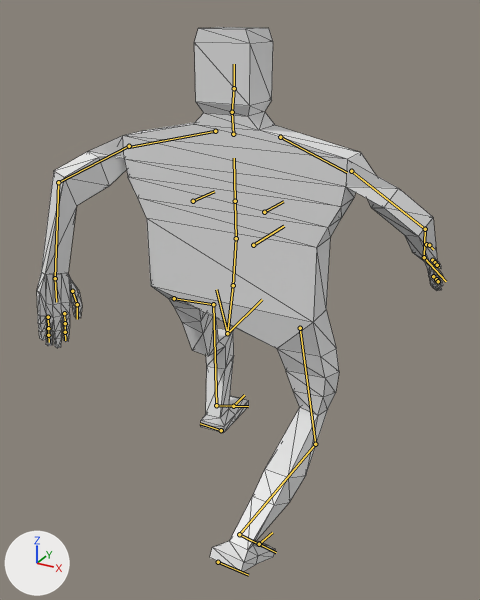
One commit to the glTF model BlenderTutorial/grunt.glb: the scene before it, then after it.
The view is the same before and after, from a camera (50 mm lens) standing at (0.929, -1.665, 1.517) and looking at (0.014, 0.0, 0.685). Arrows for +X, +Y and +Z are at lower left; the lights stay in place. The picture after the commit comes second. Both versions are drawn at frame 6 of the action 'walk'; the numbers are the values there. The bones that change, and the others that lie on the model, are drawn over the model as lines. Mesh edges are drawn as thin lines.

Objects in the first picture: 'GruntMesh'.
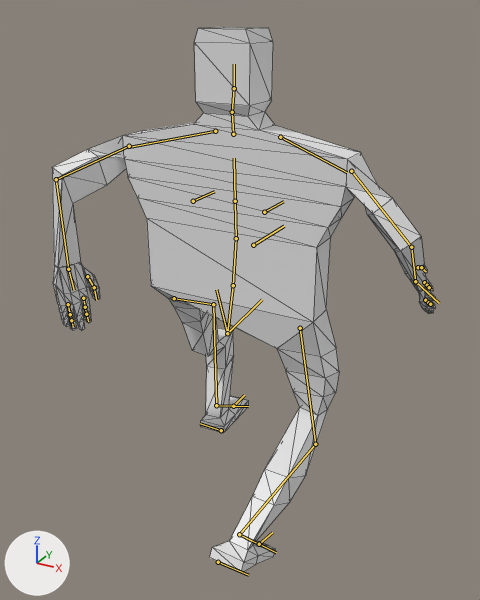
Scene script edits in JSON lines:
```json
{"block": "bone_upper_arm_l", "where": "bone_upper_arm_l = bpy.data.objects['Grunt'].pose.bones['upper_arm.L']  # child of 'shoulder.L'"}
{"op": "set", "path": "bone_upper_arm_l.rotation_quaternion", "old": "(0.684, 0.302, 0.485, 0.453)", "new": "(0.699, 0.309, 0.484, 0.426)", "note": "degrees (68, 23, 83) -> degrees (68, 24, 79)"}
{"block": "bone_forearm_l", "where": "bone_forearm_l = bpy.data.objects['Grunt'].pose.bones['forearm.L']  # child of 'upper_arm.L'"}
{"op": "set", "path": "bone_forearm_l.rotation_quaternion", "old": "(0.876, -0.482, 0.0, 0.02)", "new": "(0.815, -0.579, 0.0, 0.024)", "note": "degrees (-58, 1, 2) -> degrees (-71, 2, 2)"}
{"block": "bone_hand_l", "where": "bone_hand_l = bpy.data.objects['Grunt'].pose.bones['hand.L']  # child of 'forearm.L'"}
{"op": "set", "path": "bone_hand_l.rotation_quaternion", "old": "(0.997, -0.079, -0.008, 0.012)", "new": "(0.996, -0.086, -0.036, -0.008)", "note": "degrees (-9, -1, 1) -> degrees (-10, -4, -1)"}
{"block": "bone_upper_arm_r", "where": "bone_upper_arm_r = bpy.data.objects['Grunt'].pose.bones['upper_arm.R']  # child of 'shoulder.R'"}
{"op": "set", "path": "bone_upper_arm_r.rotation_quaternion", "old": "(0.899, -0.252, -0.229, -0.275)", "new": "(0.881, -0.14, -0.244, -0.381)", "note": "degrees (-23, -33, -27) -> degrees (-4, -32, -46)"}
{"block": "bone_forearm_r", "where": "bone_forearm_r = bpy.data.objects['Grunt'].pose.bones['forearm.R']  # child of 'upper_arm.R'"}
{"op": "set", "path": "bone_forearm_r.rotation_quaternion", "old": "(0.886, -0.464, 0.0, -0.019)", "new": "(0.87, -0.493, 0.0, -0.021)", "note": "degrees (-55, -1, -2) -> degrees (-59, -1, -2)"}
{"block": "bone_hand_r", "where": "bone_hand_r = bpy.data.objects['Grunt'].pose.bones['hand.R']  # child of 'forearm.R'"}
{"op": "set", "path": "bone_hand_r.rotation_quaternion", "old": "(0.908, 0.02, 0.408, 0.091)", "new": "(0.952, -0.038, 0.284, 0.105)", "note": "degrees (9, 47, 16) -> degrees (-1, 33, 12)"}
```

Changed parts and their boxes [x1, y1, x2, y2] in the pictures (480 x 600 px):
```json
{"object": "GruntMesh", "change": "posed", "before": [37, 27, 443, 573], "after": [52, 27, 435, 573]}
{"bone": "upper_arm.L", "before": "(129, 146) to (58, 182)", "after": "(129, 146) to (56, 179)"}
{"bone": "forearm.L", "before": "(58, 182) to (55, 278)", "after": "(56, 179) to (68, 269)"}
{"bone": "hand.L", "before": "(55, 278) to (56, 302)", "after": "(68, 269) to (74, 290)"}
{"bone": "upper_arm.R", "before": "(351, 171) to (425, 229)", "after": "(351, 171) to (411, 247)"}
{"bone": "forearm.R", "before": "(425, 229) to (424, 257)", "after": "(411, 247) to (415, 281)"}
{"bone": "hand.R", "before": "(424, 257) to (430, 264)", "after": "(415, 281) to (421, 287)"}
```
